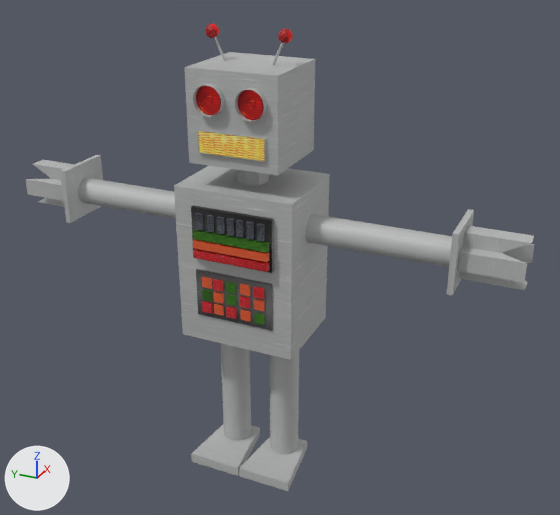
Before and after pictures for a commit that changed the Blender file characterAnimationOnly.blend.
Before and after are seen from a 50 mm lens placed at (-8.91, -4.37, 7.75), pointed at (0.15, -0.29, 3.22). Arrows for +X, +Y and +Z are at lower left; the lights stay in place. The older version comes first.

In view in the first picture: 'Robot.053'.
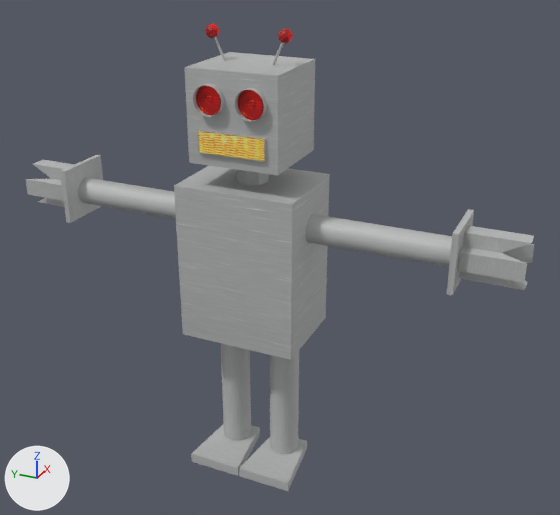
Edits to the scene script, one JSON object a line:
```json
{"block": "me_cylinder_107", "where": "# used by ob_robot_053; location = (0.0, 0.0, 0.0)"}
{"op": "remove", "block": "me_cylinder_107", "code": "me_cylinder_107.from_pydata(...)  # 1175 vertices, 850 faces; spans x -0.77..0.73, y -3.63..3.71, z -0.03..6.37"}
{"op": "add", "block": "me_cylinder_107", "code": "me_cylinder_107.from_pydata(...)  # 868 vertices, 603 faces; spans x -0.76..0.65, y -3.63..3.71, z -0.03..6.37"}
{"block": "me_cylinder_107", "change": "me_cylinder_107 part 1: 27 loose pieces with 244 vertices, spanning x -0.77..-0.47, y -0.57..0.6, z 2.53..4.14, are deleted"}
{"block": "me_cylinder_107", "change": "other edits to the shape of me_cylinder_107 do not show in these pictures"}
{"op": "remove", "block": "me_cylinder_107", "code": "me_cylinder_107.materials.append(mat_material_017)  # picture img_orange_buttons_jpg"}
{"op": "remove", "block": "me_cylinder_107", "code": "me_cylinder_107.materials.append(mat_material_018)  # picture img_red_buttons_jpg"}
{"op": "remove", "block": "me_cylinder_107", "code": "me_cylinder_107.materials.append(mat_material_019)  # picture img_green_buttons_jpg"}
{"op": "remove", "block": "me_cylinder_107", "code": "me_cylinder_107.materials.append(mat_material_020)  # picture img_black_metal_jpg"}
{"op": "remove", "block": "me_cylinder_107", "code": "me_cylinder_107.materials.append(mat_material_024)  # picture img_black_metal_jpg"}
{"op": "remove", "block": "me_cylinder_107", "code": "me_cylinder_107.materials.append(mat_material_023)  # picture img_black_plastic_jpg"}
{"op": "remove", "block": "me_cylinder_107", "code": "me_cylinder_107.materials.append(mat_material_025)  # picture img_green_buttons_jpg"}
{"op": "remove", "block": "me_cylinder_107", "code": "me_cylinder_107.materials.append(mat_material_026)  # picture img_orange_buttons_jpg"}
{"op": "remove", "block": "me_cylinder_107", "code": "me_cylinder_107.materials.append(mat_material_027)  # picture img_red_buttons_jpg"}
```

Location of each change, (x1, y1, x2, y2) in pixels of the pictures (560 x 515 px):
```json
{"part": 1, "of": "me_cylinder_107", "change": "deleted", "before": [191, 205, 274, 331]}
```
